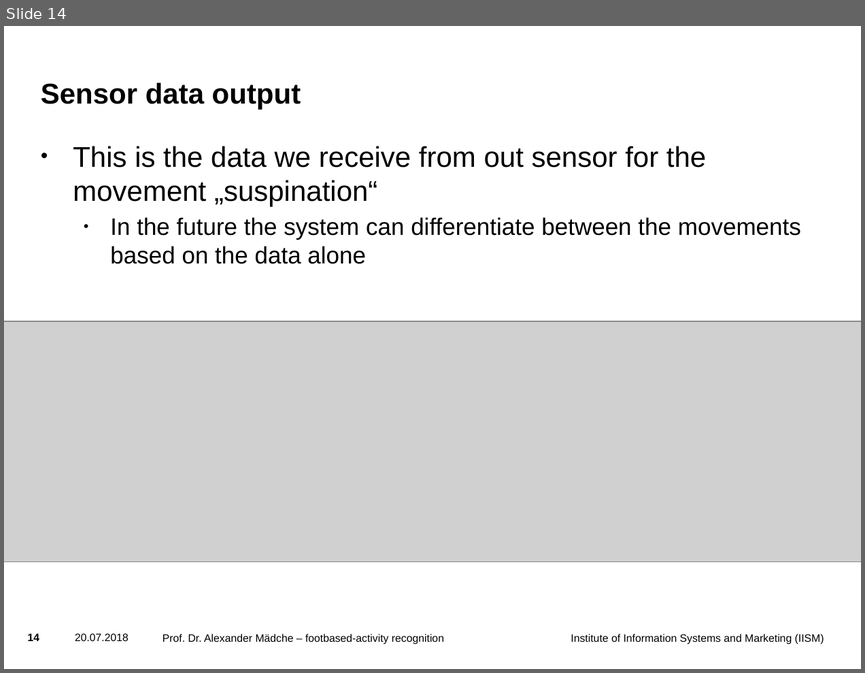
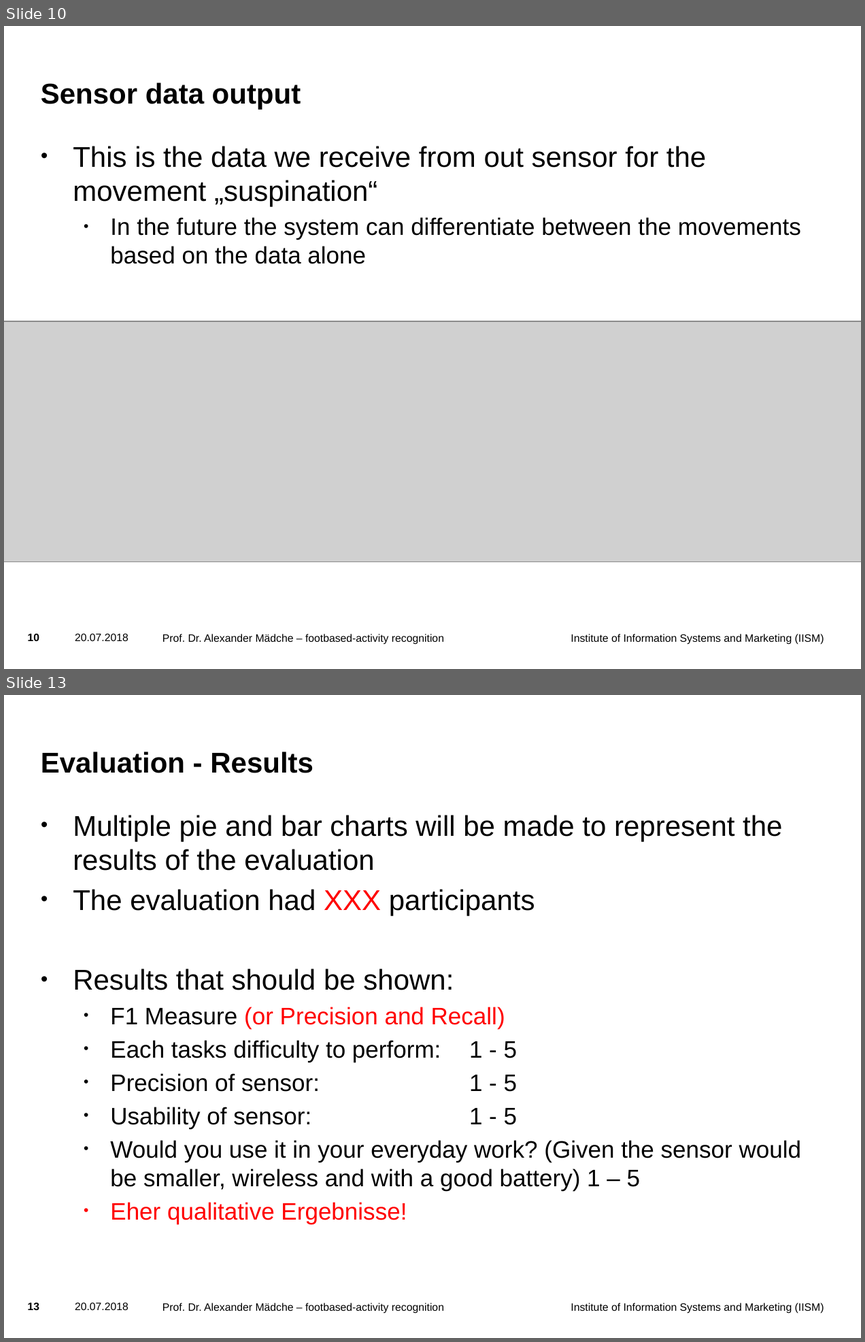
Before and after one commit to liskior/Footbased, a slide deck: docs/presentation/final presentation/final presentation_foot-based activity recognition.pptx. Shown one above the other, each under a label of ours: slide 14 before the commit, slides 10 and 13 after it; the slides between them are not shown. The pictures are 865x673 and 865x1342 pixels, drawn with LibreOffice and Linux fonts; fonts in the diff are those of the drawing; grey boxes stand for pictures; background and template pictures are left out. Boxes give left, top, right and bottom in pixels: in the first picture for what was removed or moved away, otherwise in the second. Text is boxed around its words. In the diff, an @@ line names an element or a change of style, - is before the commit and + after.

```diff
--- a/docs/presentation/final presentation/final presentation_foot-based activity recognition.pptx
+++ b/docs/presentation/final presentation/final presentation_foot-based activity recognition.pptx
@@ slide 13 added at [4,695,861,1338], background picture (left out); not listed: 3 template elements that a slide beside it also shows @@
@@ title added at [41,751,313,773], 24 pt, text #000000, bold @@
+Evaluation - Results
@@ text added at [73,815,802,1224], 20 pt, text #000000 @@
+• Multiple pie and bar charts will be made to represent the results of the evaluation
+• The evaluation had XXX participants
+• Results that should be shown:
+  • F1 Measure (or Precision and Recall)
+  • Each tasks difficulty to perform: 1 - 5
+  • Precision of sensor: 1 - 5
+  • Usability of sensor: 1 - 5
+  • Would you use it in your everyday work? (Given the sensor would be smaller, wireless and with a good battery) 1 – 5
+  • Eher qualitative Ergebnisse!
@@ text added at [162,1302,444,1313], 9 pt, text #000000 @@
+Prof. Dr. Alexander Mädche – footbased-activity recognition
@@ what was slide 14 is now slide 10 @@
@@ page number at [28,633,40,641]: text changed @@
-14
+10
```
Also in this commit, not shown: 6 slides changed, 1 other slide added, 1 slide removed, 1 other file.
